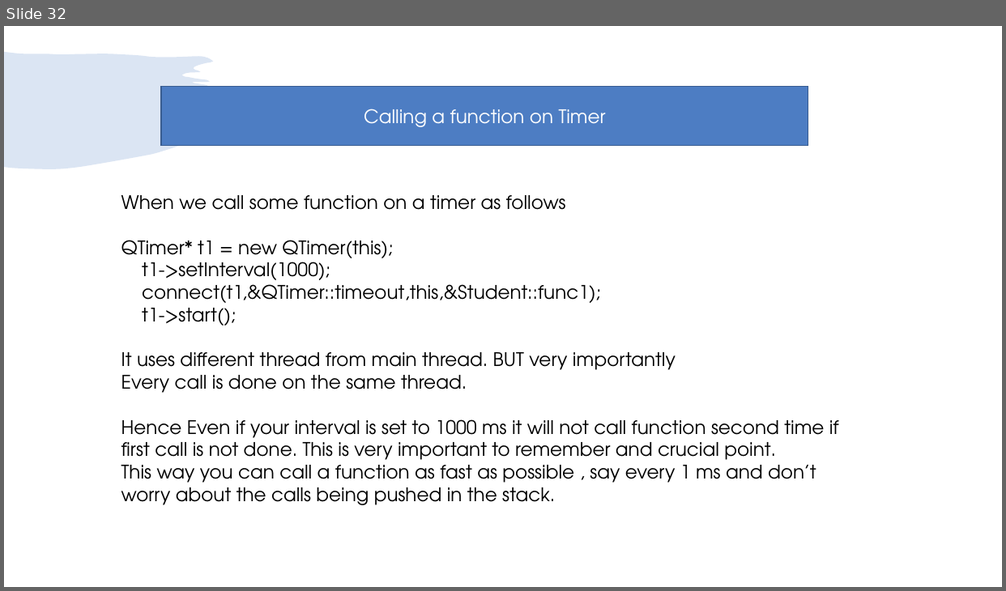
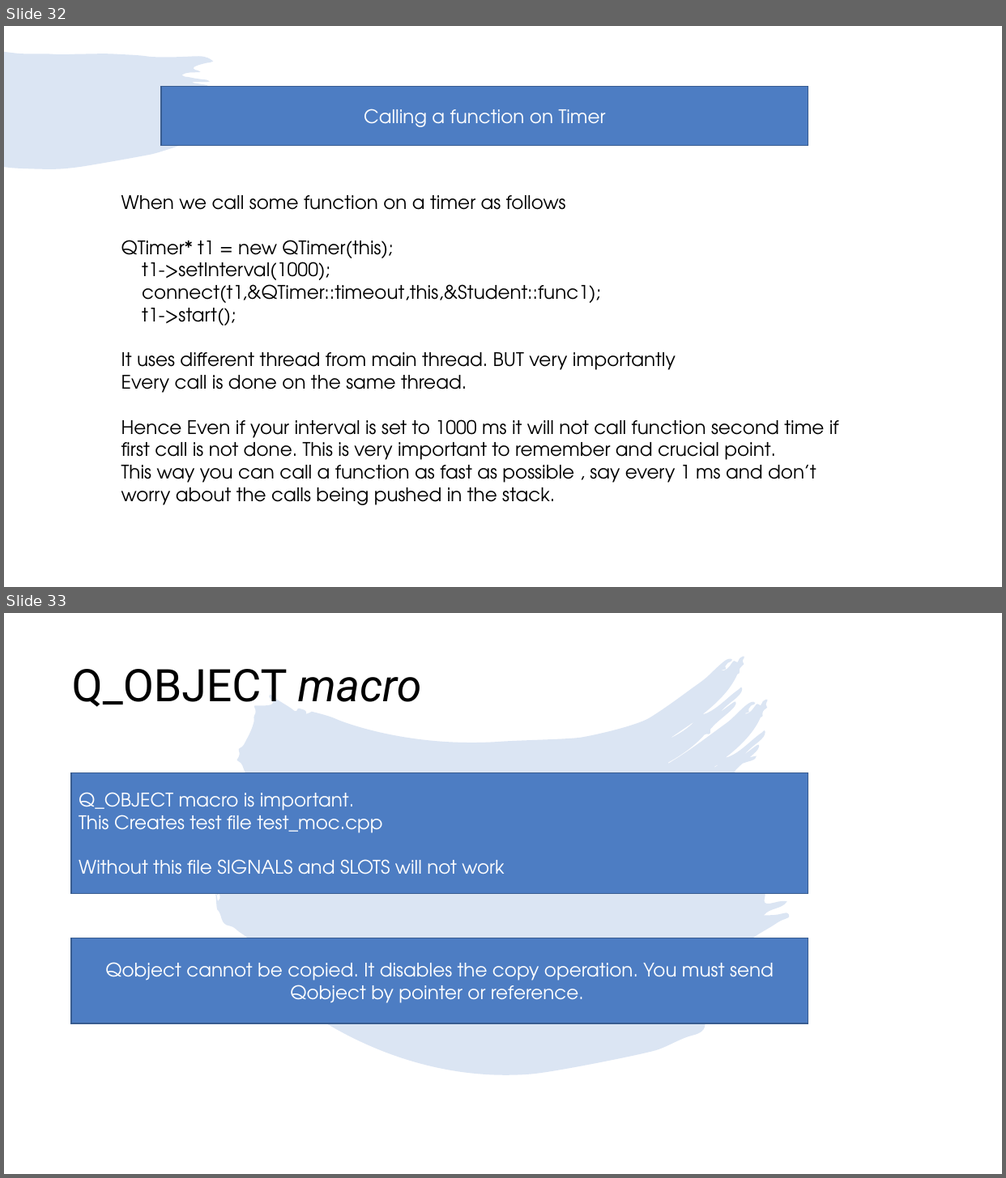
Before and after one commit to girishlande/QtProjects, a slide deck: learnings.pptx. Shown one above the other, each under a label of ours: slide 32 before the commit, slides 32 and 33 after it. The pictures are 1006x591 and 1006x1178 pixels, drawn with LibreOffice and Linux fonts; fonts in the diff are those of the drawing. Boxes give left, top, right and bottom in pixels: in the first picture for what was removed or moved away, otherwise in the second. Text is boxed around its words. In the diff, an @@ line names an element or a change of style, - is before the commit and + after.

```diff
--- a/learnings.pptx
+++ b/learnings.pptx
@@ slide 33 added at <box>4,613,1002,1174</box>, background #FFFFFF @@
@@ freeform shape added at <box>216,657,790,1074</box>, fill #4D7DC3 at 20% opacity @@
@@ title added at <box>72,669,422,707</box>, 43.2 pt, text #000000 @@
+Q_OBJECT macro
@@ rectangle added at <box>71,773,808,894</box>, fill #4D7DC3, outline #395C90 1 pt, 18 pt, text #FFFFFF @@
+Q_OBJECT macro is important.
+This Creates test file test_moc.cpp
+Without this file SIGNALS and SLOTS will not work
@@ rectangle added at <box>71,939,808,1024</box>, fill #4D7DC3, outline #395C90 1 pt, 18 pt, text #FFFFFF @@
+Qobject cannot be copied. It disables the copy operation. You must send Qobject by pointer or reference.
```
Also in this commit, not shown: 1 slide changed, 8 other slides added, 18 other files.
